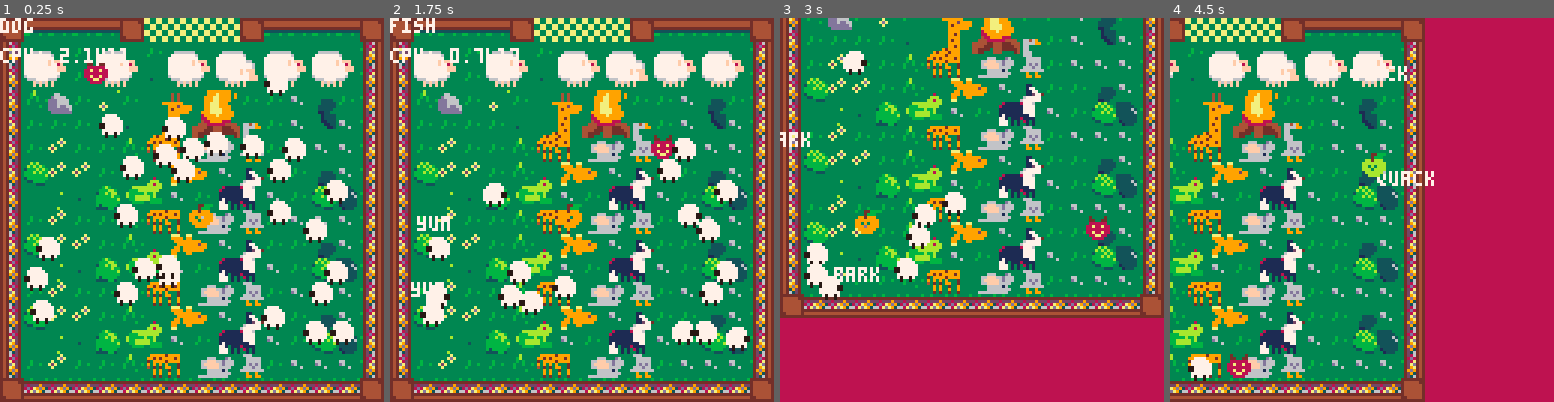
Above: before the commit, frames 1-4 (left to right).
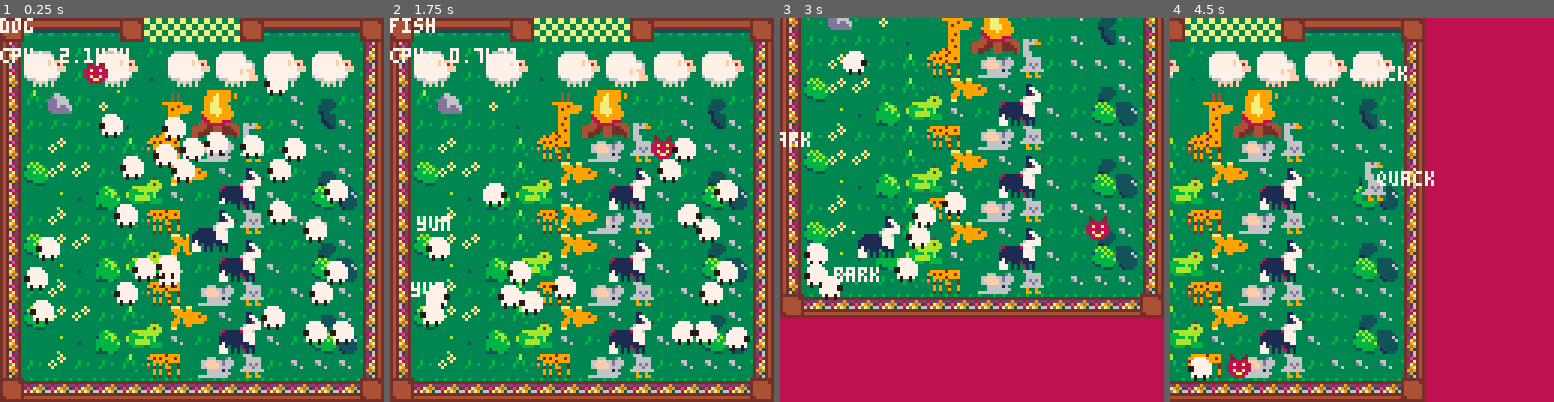
Above: after the commit, the same moments.

Repository: kitasuna/sheepdoggin
Game: PICO-8 cartridge sheepdoggin.p8
Same seed, same stepped clock (60 frames per second), same inputs: the game is played once before the commit and once after it.
Inputs:
- Up to frame 1 (0.25 s): no input
- Up to frame 2 (1.75 s): tap O (Z key) at 0.33, 0.7, 1.43 s; tap X (X key) at 1.07 s
- Up to frame 3 (3 s): hold Left 1.97-2.37 s; tap X (X key) at 2.07, 2.4, 2.73 s; tap O (Z key) at 2.22 s; hold Down 2.42-2.82 s; hold Right from 2.87 s (still down)
- Up to frame 4 (4.5 s): tap X (X key) every 0.33 s from 3.07 to 4.4 s; tap O (Z key) at 3.1, 3.98 s; release Right at 3.53 s; hold Up 3.58-4.08 s; hold Right from 4.13 s (still down)

The runs differ from the first frame. In frame 1, 1.2% of the frame differs, in the area x 28-62%, y 7-61%; in frame 2, 0.5%; in frame 3, 1.0%; in frame 4, 0.7%.

Commit message:
Adding variable size player sprites. Need to bring animation code back in next.

Diff:
--- a/_game.lua
+++ b/_game.lua
@@ -49,7 +49,7 @@
   palt(0,false)
   sheep_mgr:draw()
   palt(0,true)
-  _draw_animation()
+  --_draw_animation()
   print("cpu: " .. stat(1),0,10)
 
 end
--- a/player.lua
+++ b/player.lua
@@ -6,7 +6,11 @@
     max_dx = 1,
     max_dy = 1,
     waddle = 0,
-    sprite = 129,
+    sprite = {
+      topLeft = 45,
+      w = 2,
+      h = 2,
+    },
     friction = 0.85,
     flop = 0,
     text = "bark",
@@ -17,7 +21,11 @@
     max_dx = 2,
     max_dy = 2,
     waddle = 0,
-    sprite = 130,
+    sprite = {
+      topLeft = 9,
+      w = 2,
+      h = 1,
+    },
     friction = 0.85,
     flop = 0,
     text = "squeak",
@@ -28,7 +36,11 @@
     max_dx = 0.75,
     max_dy = 0.75,
     waddle = 0.6,
-    sprite = 131,
+    sprite = {
+      topLeft = 1,
+      w = 1,
+      h = 2,
+    },
     friction = 0.85,
     flop = 0,
     text = "quack",
@@ -39,7 +51,11 @@
     max_dx = 3,
     max_dy = 3,
     waddle = 0,
-    sprite = 132,
+    sprite = {
+      topLeft = 41,
+      w = 2,
+      h = 1,
+    },
     friction = 0.97,
     flop = 0.2,
     text = "flop",
@@ -124,6 +140,13 @@
 end
 
 function player:draw()
+    spr(
+      self.behavior.sprite.topLeft,
+      self.x,
+      self.y,
+      self.behavior.sprite.w,
+      self.behavior.sprite.h
+    )
     for bark in all(barks) do
         bark:draw()
     end
